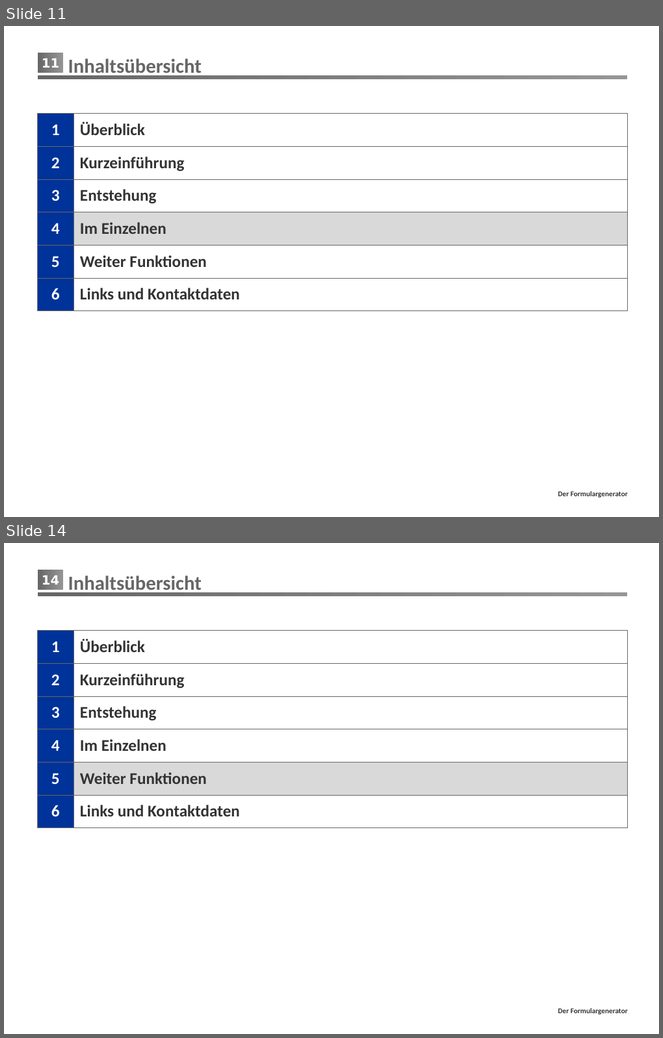
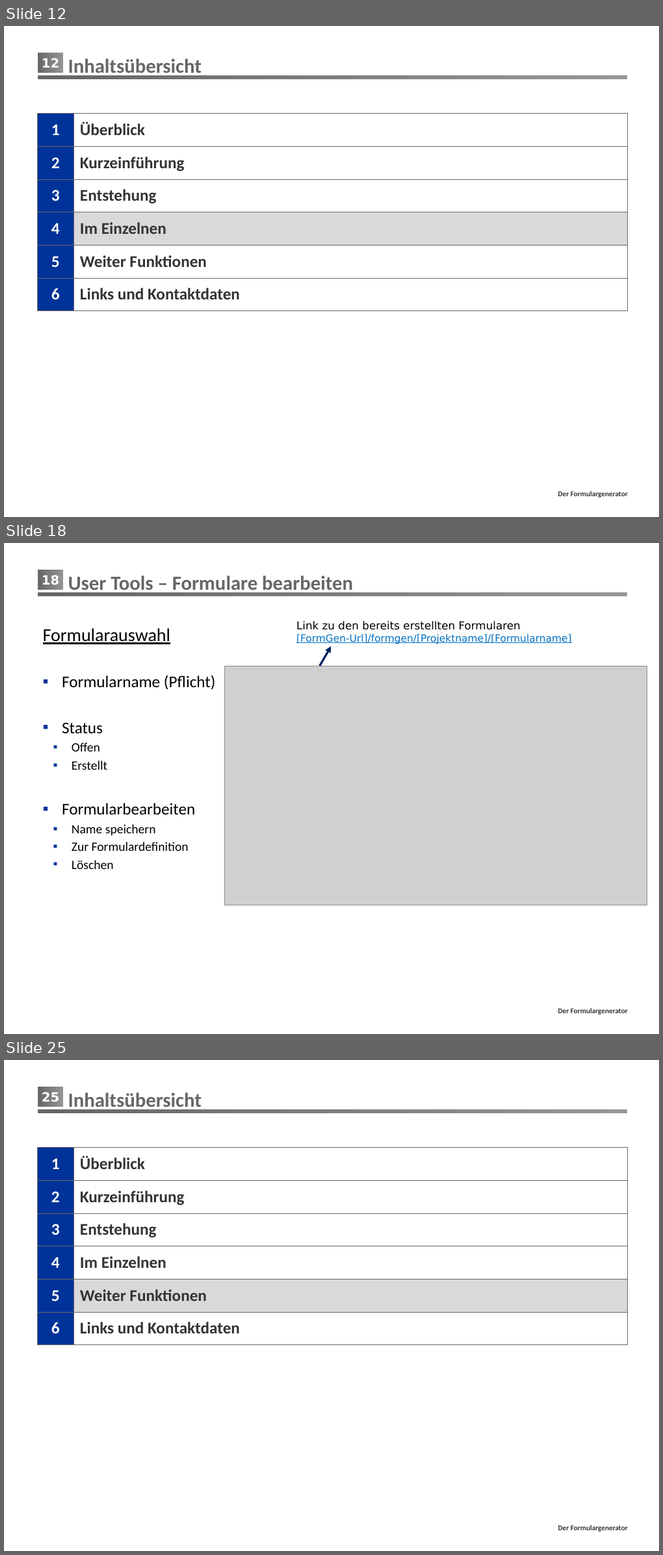
Before and after one commit to mrmorden74/formgen, a slide deck: Präsentation/FormGen.pptx. Shown one above the other, each under a label of ours: slides 11 and 14 before the commit, slides 12, 18 and 25 after it; the slides between them are not shown. The pictures are 663x1038 and 663x1555 pixels, drawn with LibreOffice and Linux fonts; fonts in the diff are those of the drawing; grey boxes stand for pictures; background and template pictures are left out. Boxes give left, top, right and bottom in pixels: in the first picture for what was removed or moved away, otherwise in the second. Text is boxed around its words. In the diff, an @@ line names an element or a change of style, - is before the commit and + after.

```diff
--- a/Präsentation/FormGen.pptx
+++ b/Präsentation/FormGen.pptx
@@ slide 18 added at (x1=4, y1=543, x2=659, y2=1034), background #FFFFFF; not listed: 3 template elements that a slide beside it also shows @@
@@ title added at (x1=68, y1=575, x2=353, y2=595), 22 pt, text #666666, bold @@
+User Tools – Formulare bearbeiten
@@ text added at (x1=43, y1=628, x2=216, y2=869), 14 pt, text #000000 @@
+Formularauswahl
+▪ Formularname (Pflicht)
+▪ Status
+  ▪ Offen
+  ▪ Erstellt
+▪ Formularbearbeiten
+  ▪ Name speichern
+  ▪ Zur Formulardefinition
+  ▪ Löschen
@@ text added at (x1=296, y1=621, x2=572, y2=644), 11 pt, text #0070C0, underline @@
+Link zu den bereits erstellten Formularen
+[FormGen-Url]/formgen/[Projektname]/[Formularname]
@@ arrow added from (320, 667) to (331, 646), #002060 2.25 pt @@
@@ picture added at (x1=225, y1=667, x2=647, y2=906) @@
@@ what was slide 11 is now slide 12 @@
@@ page number at (x1=42, y1=58, x2=59, y2=68): text changed @@
-11
+12
@@ what was slide 14 is now slide 25 @@
@@ page number at (x1=42, y1=1092, x2=59, y2=1102): text changed @@
-14
+25
```
Also in this commit, not shown: 6 slides changed, 12 other slides added, 1 slide removed, 4 other files.
